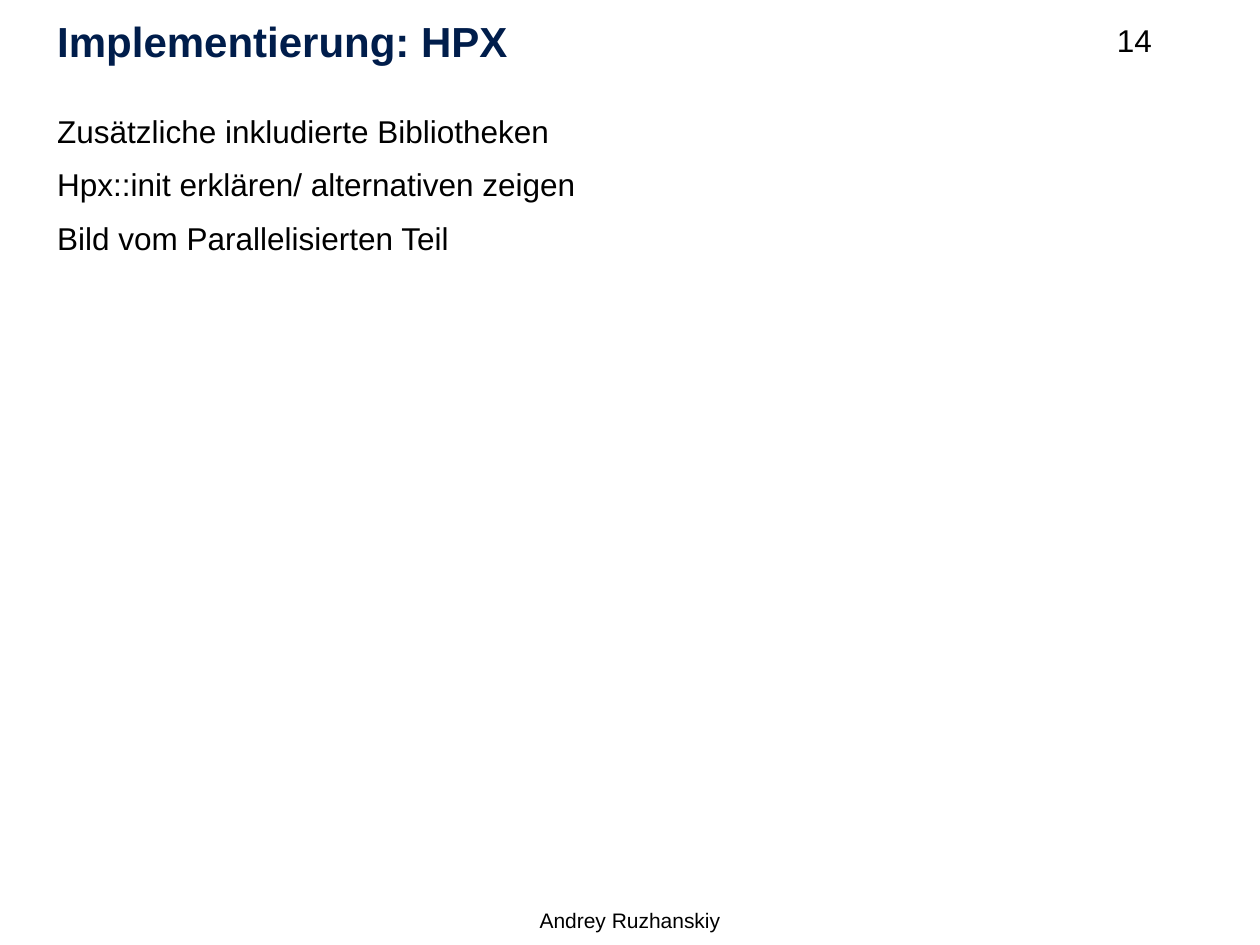
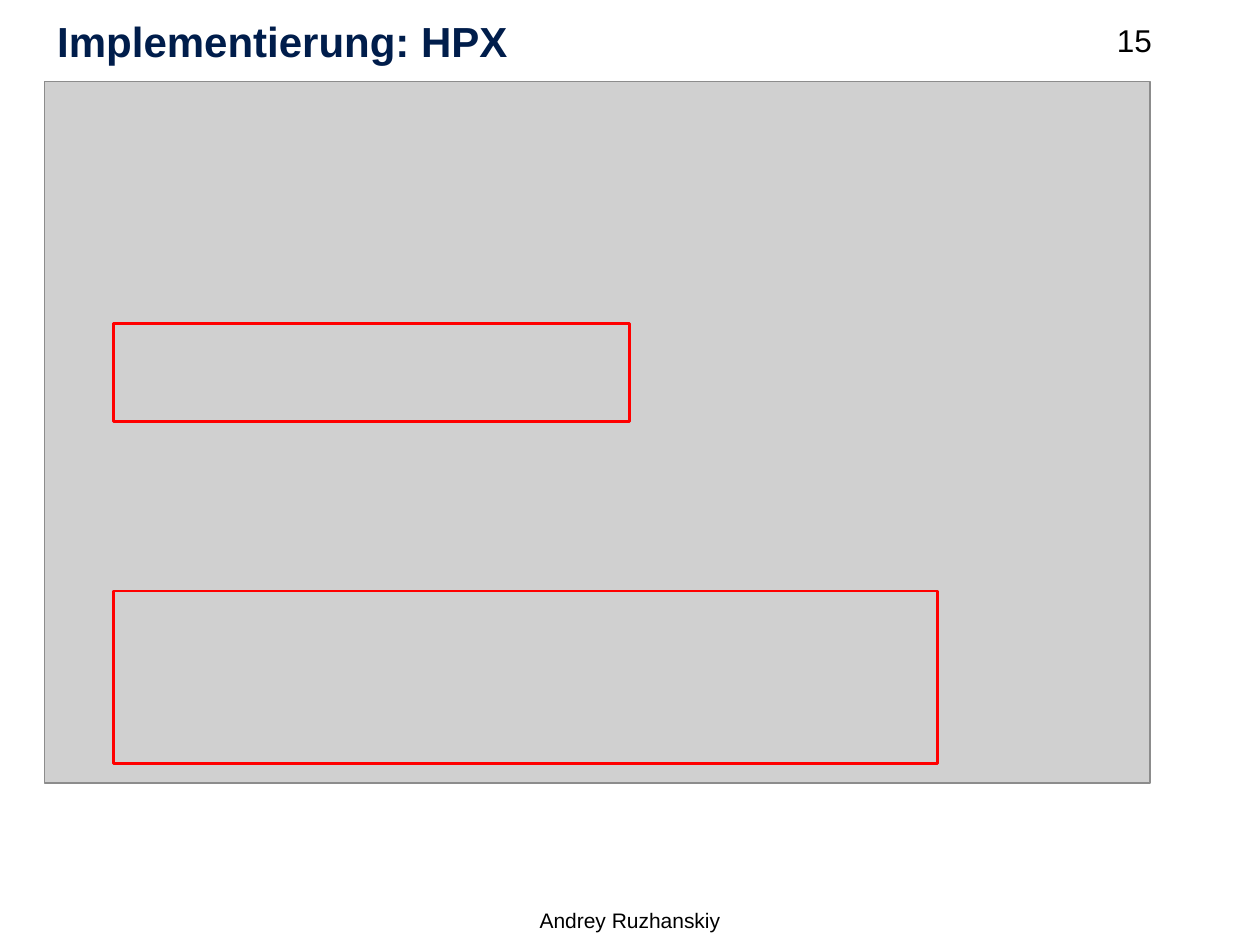
Before and after one commit to Setahero/HPC_Kokkos_HS, a slide deck: slide 15 of Hauptseminar HPC.pptx (slide 14 before the commit). Drawn at 1260x945 pixels with LibreOffice and Linux fonts; fonts in the diff are those of the drawing; grey boxes stand for pictures; background and template pictures are left out. Boxes give left, top, right and bottom in pixels: in the first picture for what was removed or moved away, otherwise in the second. Text is boxed around its words. In the diff, an @@ line names an element or a change of style, - is before the commit and + after.

```diff
--- a/Hauptseminar HPC.pptx
+++ b/Hauptseminar HPC.pptx
@@ page number at (x1=1117, y1=30, x2=1152, y2=53): text changed @@
-14
+15
@@ picture added at (x1=44, y1=81, x2=1149, y2=782) @@
@@ text removed at (x1=57, y1=120, x2=575, y2=251) @@
-Zusätzliche inkludierte Bibliotheken
-Hpx::init erklären/ alternativen zeigen
-Bild vom Parallelisierten Teil
@@ rectangle added at (x1=113, y1=324, x2=630, y2=422), outline #FF0000 1.75 pt @@
@@ rectangle added at (x1=113, y1=591, x2=937, y2=764), outline #FF0000 1.5 pt @@
```
Also in this commit, not shown: 9 other slides changed, 3 slides added, 1 slide removed.
